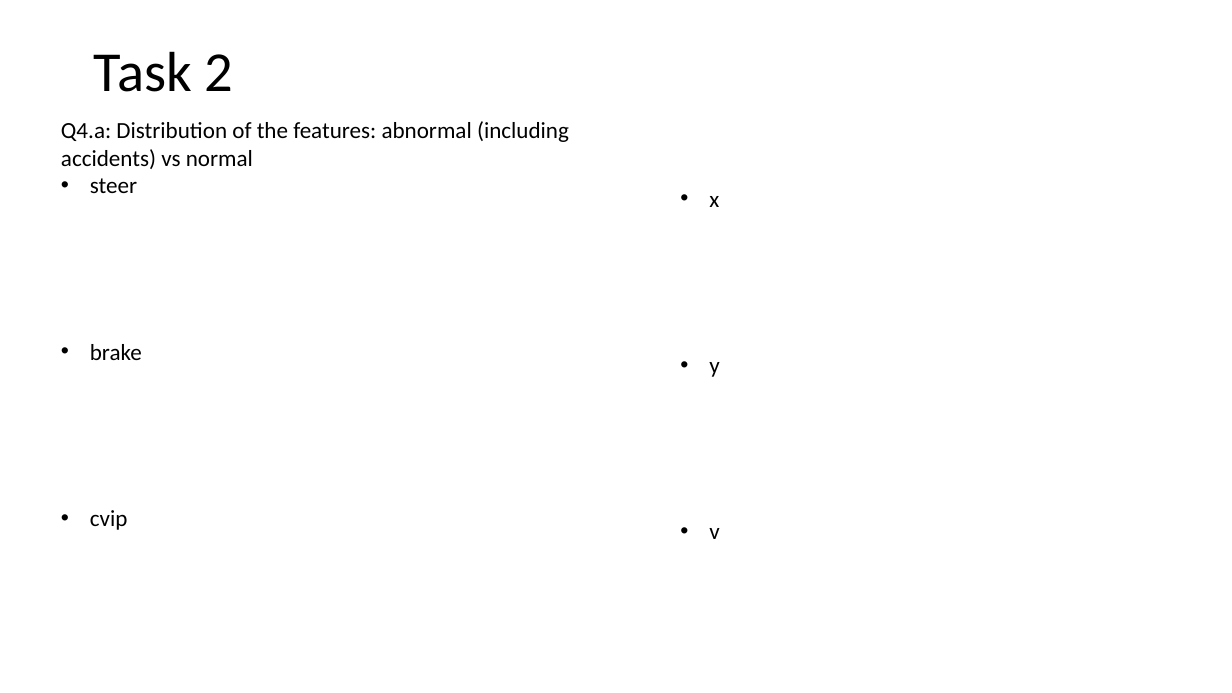
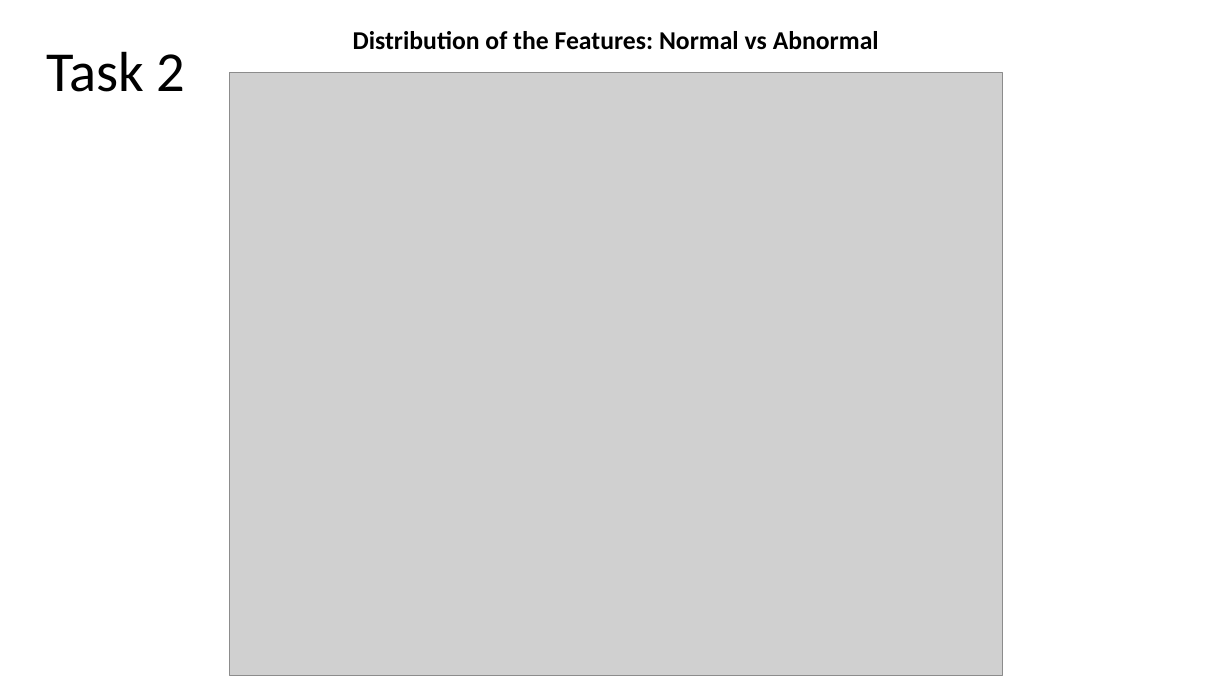
Before and after one commit to mrojaspell/MP1, a slide deck: slide 15 of mp1_powerpoint.pptx (slide 9 before the commit). Drawn at 1232x693 pixels with LibreOffice and Linux fonts; fonts in the diff are those of the drawing; grey boxes stand for pictures. Boxes give left, top, right and bottom in pixels: in the first picture for what was removed or moved away, otherwise in the second. Text is boxed around its words. In the diff, an @@ line names an element or a change of style, - is before the commit and + after.

Commit message:
9.21.24 Powerpoint

```diff
--- a/mp1_powerpoint.pptx
+++ b/mp1_powerpoint.pptx
@@ text "Task 2": place and size @@
-text "Task 2" at (94, 51, 234, 92)
+text "Task 2" at (46, 51, 186, 92)
@@ text at (353, 31, 879, 50): text changed; size 18 to 20 pt; bold on @@
-Q4.a: Distribution of the features: abnormal (including accidents) vs normal
-• steer
-• brake
-• cvip
+Distribution of the Features: Normal vs Abnormal
@@ picture added at (229, 73, 1002, 676) @@
@@ text removed at (709, 196, 719, 539) @@
-• x
-• y
-• v
```
Also in this commit, not shown: 4 other slides changed, 15 slides added, 4 slides removed, 15 other files.
